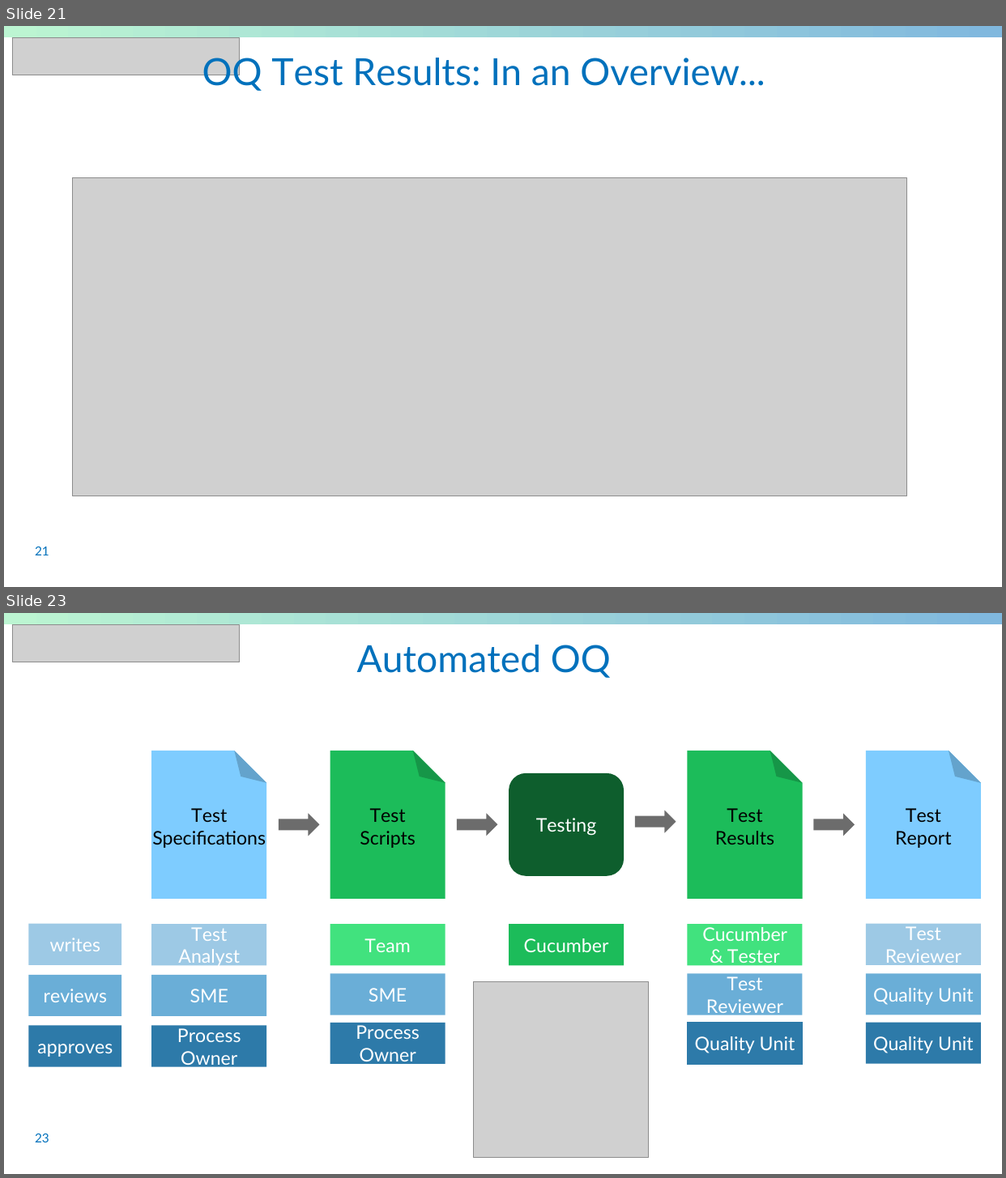
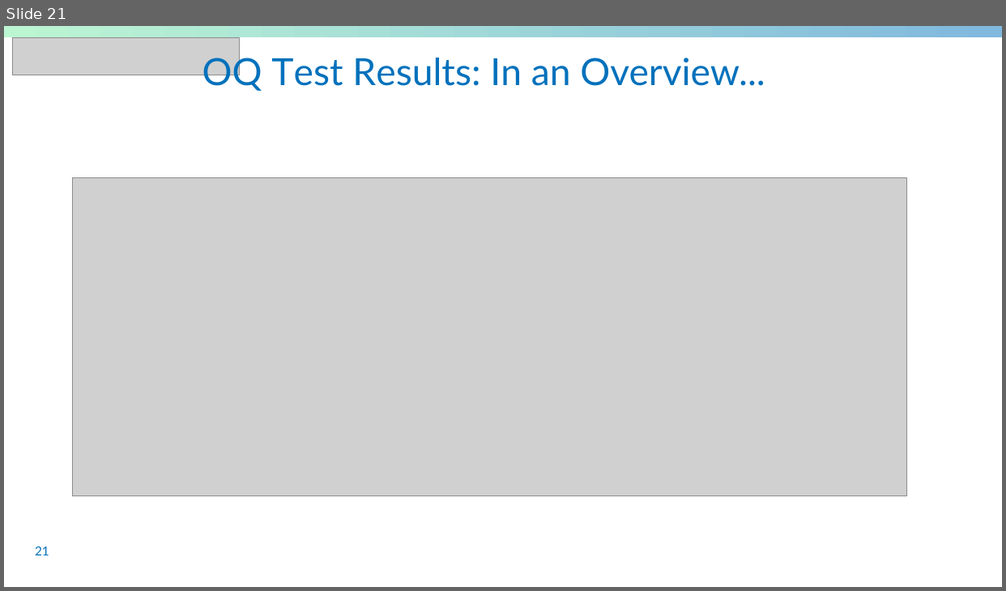
Before and after one commit to sableu/BDD4OQ, a slide deck: thesis/Presentation/FinalPresentation.pptx. Shown one above the other, each under a label of ours: slides 21 and 23 before the commit, slide 21 after it; the slides between them are not shown. The pictures are 1006x1178 and 1006x591 pixels, drawn with LibreOffice and Linux fonts; fonts in the diff are those of the drawing; grey boxes stand for pictures; background and template pictures are left out. Boxes give left, top, right and bottom in pixels: in the first picture for what was removed or moved away, otherwise in the second. Text is boxed around its words. In the diff, an @@ line names an element or a change of style, - is before the commit and + after.

```diff
--- a/thesis/Presentation/FinalPresentation.pptx
+++ b/thesis/Presentation/FinalPresentation.pptx
@@ slide 23 removed at [4,613,1002,1174], background #FFFFFF; not listed: 1 template element that a slide beside it also shows @@
@@ picture removed at [13,625,240,662] @@
@@ title removed at [357,645,611,678] @@
-Automated OQ
@@ rectangle removed at [28,924,121,965] @@
-writes
@@ rectangle removed at [28,975,121,1016] @@
-reviews
@@ picture removed at [473,982,649,1157] @@
@@ rectangle removed at [28,1025,121,1067] @@
-approves
@@ group removed at [151,751,981,1067]: 13 rectangles, 4 folded corners, 4 texts, 4 right arrows, 1 rounded rectangle @@
-Test
-Specifications
-Test
-Scripts
-Test
-Results
-Test
-Report
-Testing
-Test Analyst
-Team
-Cucumber
-Cucumber & Tester
-Test Reviewer
-SME
-Process Owner
-SME
-Process Owner
-Test Reviewer
-Quality Unit
-Quality Unit
-Quality Unit
@@ page number removed at [35,1134,49,1143] @@
-23
```
Also in this commit, not shown: 10 slides changed, 5 slides added, 2 other slides removed.
